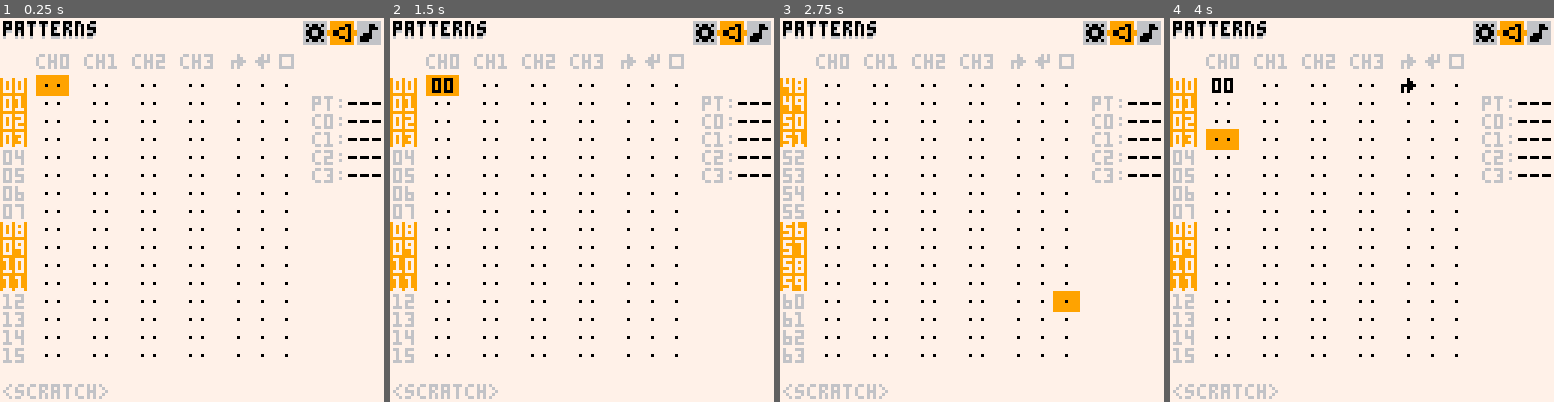
Above: before the commit, frames 1-4 (left to right).
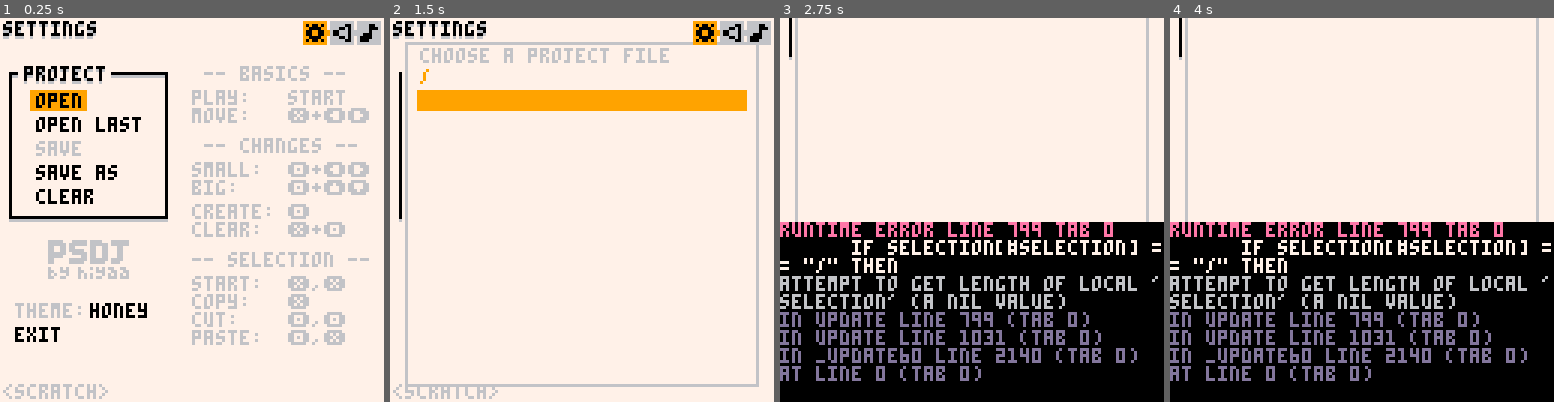
Above: after the commit, the same moments.

Repository: romainchapou/pico-sound-dj
Game: PICO-8 cartridge psdj.p8
Two runs of this game, one before a commit and one after it. Both use one fixed random seed, a clock stepped at 60 frames per second and the inputs below.
Inputs:
- Up to frame 1 (0.25 s): no input
- Up to frame 2 (1.5 s): tap X (X key) at 0.33, 1.07 s; tap O (Z key) at 0.7 s
- Up to frame 3 (2.75 s): hold Right 1.6-2.1 s; tap O (Z key) at 1.7, 2.1, 2.5 s; tap X (X key) at 1.85 s; hold Up 2.15-2.42 s; hold Right from 2.47 s (still down)
- Up to frame 4 (4 s): tap O (Z key) at 2.9, 3.3, 3.7 s; tap X (X key) at 2.97 s; release Right at 3.03 s; hold Left 3.08-3.58 s; hold Down 3.63-3.97 s

The runs differ from the first frame. In frame 1, 19% of the frame differs, in the area x 0-100%, y 0-90%; in frame 2, 14%; in frame 3, 51%; in frame 4, 51%, in the area x 0-100%, y 0-100%.
Error after the commit: runtime error line 799 tab 0; if selection[#selection] == "/" then; attempt to get length of local 'selection' (a nil value)

Commit message:
Cleanup settings pane and prepare for next features

Diff:
--- a/main.lua
+++ b/main.lua
@@ -16,7 +16,7 @@
     show_debug_perfs = not show_debug_perfs
   end)
 
-  current_pane_i = 2
+  current_pane_i = 1
 
   prev_pane_i = nil
   prev_pane_dist = 0
--- a/psdj.p8
+++ b/psdj.p8
@@ -24,19 +24,19 @@
 #include main.lua
 
 __gfx__
-000000000eeeeeeeee0eeeeeee0e0eee00000eee0000000000000000000000000000000000000000000000000000000000000000000000000000000000000000
-0000000000eeeeeeee00eeeee00e0eee0eee0eee0000000000000000000000000000000000000000000000000000000000000000000000000000000000000000
-00700700000eeeee00000eee00000eee0eee0eee0000000000000000000000000000000000000000000000000000000000000000000000000000000000000000
-0007700000eeeeee0e00eeeee00eeeee0eee0eee0000000000000000000000000000000000000000000000000000000000000000000000000000000000000000
-000770000eeeeeee0e0eeeeeee0eeeee00000eee0000000000000000000000000000000000000000000000000000000000000000000000000000000000000000
-00700700eeeeeeeeeeeeeeeeeeeeeeeeeeeeeeee0000000000000000000000000000000000000000000000000000000000000000000000000000000000000000
-00000000eeeeeeeeeeeeeeeeeeeeeeeeeeeeeeee0000000000000000000000000000000000000000000000000000000000000000000000000000000000000000
-00000000eeeeeeeeeeeeeeeeeeeeeeeeeeeeeeee0000000000000000000000000000000000000000000000000000000000000000000000000000000000000000
-00000000eeeeeeeeeeeeeeeeeeeeeeeeeeeeeeee0000000000000000000000000000000000000000000000000000000000000000000000000000000000000000
-00000000e0e00e0eeeeee00eeeee00eeee00eeee0000000000000000000000000000000000000000000000000000000000000000000000000000000000000000
-00000000ee0000eeeee00e0eeeee000ee0ee0eee0000000000000000000000000000000000000000000000000000000000000000000000000000000000000000
-00000000e00ee00ee00eee0eeeee0eeee0ee0eee0000000000000000000000000000000000000000000000000000000000000000000000000000000000000000
-00000000e00ee00ee00eee0eee000eeeee0000ee0000000000000000000000000000000000000000000000000000000000000000000000000000000000000000
-00000000ee0000eeeee00e0ee0000eeeeeee000e0000000000000000000000000000000000000000000000000000000000000000000000000000000000000000
-00000000e0e00e0eeeeee00ee000eeeeeeeee00e0000000000000000000000000000000000000000000000000000000000000000000000000000000000000000
-00000000eeeeeeeeeeeeeeeeeeeeeeeeeeeeeeee0000000000000000000000000000000000000000000000000000000000000000000000000000000000000000
+000000000eeeeeeeee0eeeeeee0e0eee00000eee66666eee66666e6666eee666666eeeee00000000000000000000000000000000000000000000000000000000
+0000000000eeeeeeee00eeeee00e0eee0eee0eee666666e666666e666666e666666eeeee00000000000000000000000000000000000000000000000000000000
+00700700000eeeee00000eee00000eee0eee0eee66ee66e66eeeee66ee66eee66eeeeeee00000000000000000000000000000000000000000000000000000000
+0007700000eeeeee0e00eeeee00eeeee0eee0eee66ee66e66666ee66ee66eee66eeeeeee00000000000000000000000000000000000000000000000000000000
+000770000eeeeeee0e0eeeeeee0eeeee00000eee666666ee66666e66ee66eee66eeeeeee00000000000000000000000000000000000000000000000000000000
+00700700eeeeeeeeeeeeeeeeeeeeeeeeeeeeeeee66666eeeeee66e66ee66eee66eeeeeee00000000000000000000000000000000000000000000000000000000
+00000000eeeeeeeeeeeeeeeeeeeeeeeeeeeeeeee66eeeee666666e666666e6666eeeeeee00000000000000000000000000000000000000000000000000000000
+00000000eeeeeeeeeeeeeeeeeeeeeeeeeeeeeeee66eeeee66666ee66666ee666eeeeeeee00000000000000000000000000000000000000000000000000000000
+00000000eeeeeeeeeeeeeeeeeeeeeeeeeeeeeeeeeeeeeeeeeeeeeeeeeeeeeeeeeeeeeeee00000000000000000000000000000000000000000000000000000000
+00000000e0e00e0eeeeee00eeeee00eeee00eeee6eee6e6eee6eee6e6e6e66ee66eeeeee00000000000000000000000000000000000000000000000000000000
+00000000ee0000eeeee00e0eeeee000ee0ee0eee66ee666eee66eeee666ee66ee66eeeee00000000000000000000000000000000000000000000000000000000
+00000000e00ee00ee00eee0eeeee0eeee0ee0eee6e6eee6eee6e6e6eee6e6e6e6e6eeeee00000000000000000000000000000000000000000000000000000000
+00000000e00ee00ee00eee0eee000eeeee0000ee66ee66eeee6e6e6e66ee666e666eeeee00000000000000000000000000000000000000000000000000000000
+00000000ee0000eeeee00e0ee0000eeeeeee000eeeeeeeeeeeeeeeeeeeeeeeeeeeeeeeee00000000000000000000000000000000000000000000000000000000
+00000000e0e00e0eeeeee00ee000eeeeeeeee00eeeeeeeeeeeeeeeeeeeeeeeeeeeeeeeee00000000000000000000000000000000000000000000000000000000
+00000000eeeeeeeeeeeeeeeeeeeeeeeeeeeeeeeeeeeeeeeeeeeeeeeeeeeeeeeeeeeeeeee00000000000000000000000000000000000000000000000000000000
--- a/settings_pane.lua
+++ b/settings_pane.lua
@@ -23,16 +23,24 @@
       end)
     end
 
+    local action_after_check_unsaved = function(act_func)
+      return function()
+        if has_unsaved_modifications then
+          confirm_pop_up:init("current project\nhas unsaved\nmodifications,\ndiscard them?",
+                              act_func)
+        else
+          act_func()
+        end
+      end
+    end
+
     save_widg = make_btn_pushed_widget("save", save_current_project)
 
     widgs = {
-      make_btn_pushed_widget("open", function()
-        if has_unsaved_modifications then
-          confirm_pop_up:init("current project\nhas unsaved\nmodifications,\ndiscard them?",
-                              select_and_open_file)
-        else
-          select_and_open_file()
-        end
+      make_btn_pushed_widget("open", action_after_check_unsaved(select_and_open_file)),
+
+      make_btn_pushed_widget("open last", function()
+          confirm_pop_up:init("TODO!", function() end)
       end),
 
       save_widg,
@@ -69,7 +77,9 @@
             pal(THEMES[1][2][i], THEMES[value][2][i], 1)
           end
         end,
-        THEMES)
+        THEMES),
+
+      make_btn_pushed_widget("exit", action_after_check_unsaved(stop))
     }
 
     -- the save widget is inactive until a project has been opened
@@ -116,21 +126,53 @@
     end
   end,
 
-  -- TODO lots of empty space, could be improved
-  -- -> maybe have a small "how to use" section
   draw = function(_ENV)
     shadow_print("settings", 1, 1)
 
-    local start_x, start_y = 3, 2 + T
+    local start_x, start_y = 4, 6
 
-    shadow_rect(start_x -1, start_y + 12, start_x + 122, start_y + 52)
+    shadow_rect(start_x -1, start_y + 12, start_x + 51, start_y + 60)
     shadow_print("project", start_x+4, start_y+10)
 
-    for i=1,4 do
-      widgs[i]:draw(start_x+12, start_y + 8*i+11, i == cur_widg)
+    for i=1,7 do
+      local last_y = i >= 6 and 30 or 0
+      local last_x = i >= 6 and -7 or 0
+      widgs[i]:draw(start_x+8 + last_x, start_y + 8*i+11 + last_y, i == cur_widg)
     end
 
-    widgs[5]:draw(start_x+4, start_y + 58, cur_widg == 5)
+    -- draw logo
+    sspr(40, 0, 32, 16, 16, 74)
+
+    -- TODO bake this into the sprite sheet to clean up and save some tokens
+    do
+      local sx = 64
+      local sy = 16
+
+      local pr = function(txt)
+        print(txt, sx, sy, 6)
+        sy += 6
+      end
+
+      pr(" -- basics --")
+      sy += 2
+      pr("play:   start")
+      pr("move:   ❎+⬅️➡️")
+      sy += 4
+      pr(" -- changes --")
+      sy += 2
+      pr("small:  🅾️+⬅️➡️")
+      pr("big:    🅾️+⬆️⬇️")
+      sy += 2
+      pr("create: 🅾️")
+      pr("clear:  ❎+🅾️")
+      sy += 4
+      pr("-- selection --")
+      sy += 2
+      pr("start:  ❎,❎")
+      pr("copy:   ❎")
+      pr("cut:    🅾️,🅾️")
+      pr("paste:  🅾️,❎")
+    end
 
     for w in all(sub_wins) do
       w:draw()
